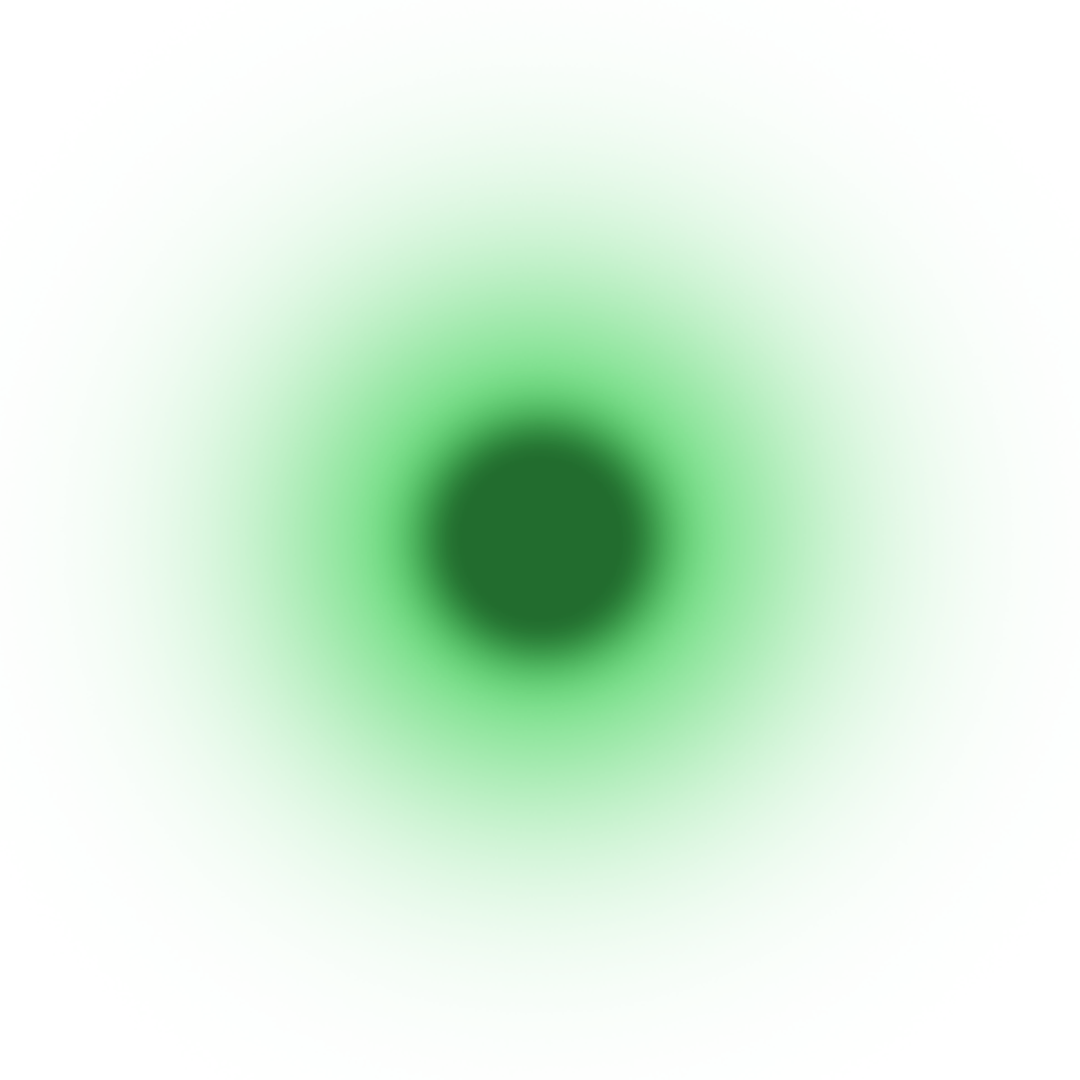
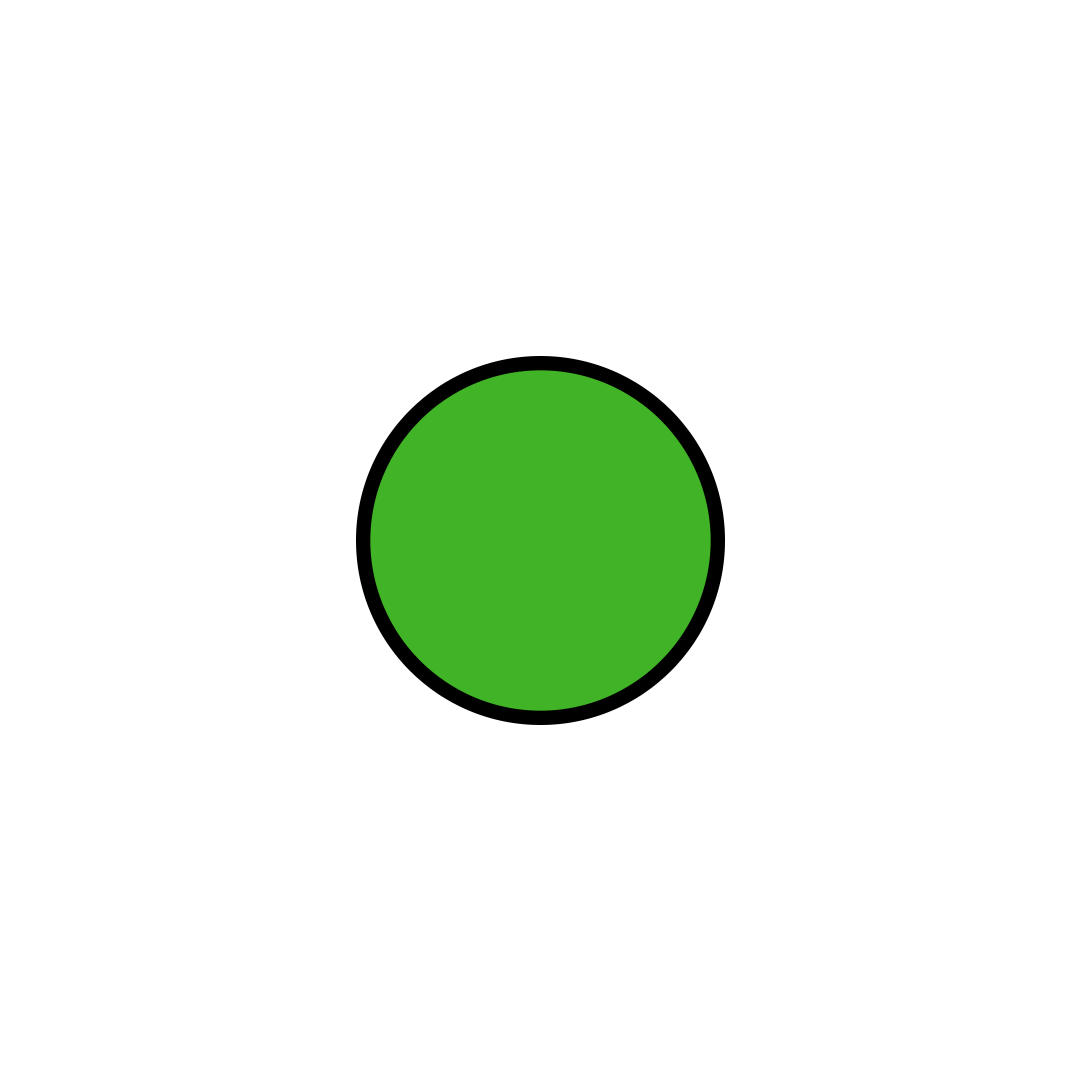
The second w=1080, h=1080 image is a revision of the first. Changes to its layers:
removed layer "Layer 2" over 344, 344, 736, 736
removed layer "Layer 1" over 0, 3, 1080, 1077
added layer "Ellipse 1" over 356, 356, 725, 725
